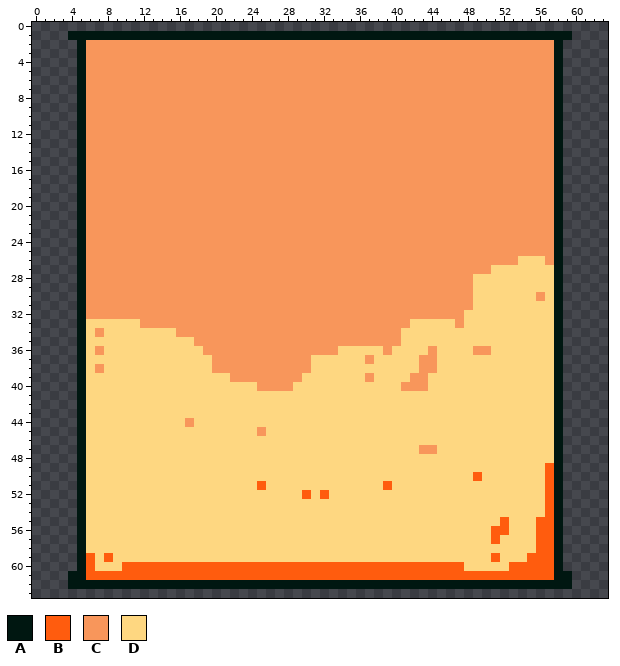
Pixel-art sprite, stored at assets/images/props/theater/theater_lobby_popcornwall.png. This is how it looked before the edit.
The file is 64x64 pixels.
Palette (. is transparent): A #001711  B #ff5c0e  C #f8965b  D #fed781
Pixels before (only the part around the change), first column x 0:
 0 ................................................................
 1 ....AAAAAAAAAAAAAAAAAAAAAAAAAAAAAAAAAAAAAAAAAAAAAAAAAAAAAAAA....
 2 .....ACCCCCCCCCCCCCCCCCCCCCCCCCCCCCCCCCCCCCCCCCCCCCCCCCCCCA.....
 3 .....ACCCCCCCCCCCCCCCCCCCCCCCCCCCCCCCCCCCCCCCCCCCCCCCCCCCCA.....
 4 .....ACCCCCCCCCCCCCCCCCCCCCCCCCCCCCCCCCCCCCCCCCCCCCCCCCCCCA.....
 5 .....ACCCCCCCCCCCCCCCCCCCCCCCCCCCCCCCCCCCCCCCCCCCCCCCCCCCCA.....
 6 .....ACCCCCCCCCCCCCCCCCCCCCCCCCCCCCCCCCCCCCCCCCCCCCCCCCCCCA.....
 7 .....ACCCCCCCCCCCCCCCCCCCCCCCCCCCCCCCCCCCCCCCCCCCCCCCCCCCCA.....
 8 .....ACCCCCCCCCCCCCCCCCCCCCCCCCCCCCCCCCCCCCCCCCCCCCCCCCCCCA.....
 9 .....ACCCCCCCCCCCCCCCCCCCCCCCCCCCCCCCCCCCCCCCCCCCCCCCCCCCCA.....
10 .....ACCCCCCCCCCCCCCCCCCCCCCCCCCCCCCCCCCCCCCCCCCCCCCCCCCCCA.....
11 .....ACCCCCCCCCCCCCCCCCCCCCCCCCCCCCCCCCCCCCCCCCCCCCCCCCCCCA.....
12 .....ACCCCCCCCCCCCCCCCCCCCCCCCCCCCCCCCCCCCCCCCCCCCCCCCCCCCA.....
13 .....ACCCCCCCCCCCCCCCCCCCCCCCCCCCCCCCCCCCCCCCCCCCCCCCCCCCCA.....
14 .....ACCCCCCCCCCCCCCCCCCCCCCCCCCCCCCCCCCCCCCCCCCCCCCCCCCCCA.....
15 .....ACCCCCCCCCCCCCCCCCCCCCCCCCCCCCCCCCCCCCCCCCCCCCCCCCCCCA.....
16 .....ACCCCCCCCCCCCCCCCCCCCCCCCCCCCCCCCCCCCCCCCCCCCCCCCCCCCA.....
17 .....ACCCCCCCCCCCCCCCCCCCCCCCCCCCCCCCCCCCCCCCCCCCCCCCCCCCCA.....
18 .....ACCCCCCCCCCCCCCCCCCCCCCCCCCCCCCCCCCCCCCCCCCCCCCCCCCCCA.....
19 .....ACCCCCCCCCCCCCCCCCCCCCCCCCCCCCCCCCCCCCCCCCCCCCCCCCCCCA.....
20 .....ACCCCCCCCCCCCCCCCCCCCCCCCCCCCCCCCCCCCCCCCCCCCCCCCCCCCA.....
21 .....ACCCCCCCCCCCCCCCCCCCCCCCCCCCCCCCCCCCCCCCCCCCCCCCCCCCCA.....
22 .....ACCCCCCCCCCCCCCCCCCCCCCCCCCCCCCCCCCCCCCCCCCCCCCCCCCCCA.....
23 .....ACCCCCCCCCCCCCCCCCCCCCCCCCCCCCCCCCCCCCCCCCCCCCCCCCCCCA.....
24 .....ACCCCCCCCCCCCCCCCCCCCCCCCCCCCCCCCCCCCCCCCCCCCCCCCCCCCA.....
25 .....ACCCCCCCCCCCCCCCCCCCCCCCCCCCCCCCCCCCCCCCCCCCCCCCCCCCCA.....
26 .....ACCCCCCCCCCCCCCCCCCCCCCCCCCCCCCCCCCCCCCCCCCCCCCCCDDDCA.....
27 .....ACCCCCCCCCCCCCCCCCCCCCCCCCCCCCCCCCCCCCCCCCCCCCDDDDDDDA.....
28 .....ACCCCCCCCCCCCCCCCCCCCCCCCCCCCCCCCCCCCCCCCCCCDDDDDDDDDA.....
29 .....ACCCCCCCCCCCCCCCCCCCCCCCCCCCCCCCCCCCCCCCCCCCDDDDDDDDDA.....
30 .....ACCCCCCCCCCCCCCCCCCCCCCCCCCCCCCCCCCCCCCCCCCCDDDDDDDCDA.....
31 .....ACCCCCCCCCCCCCCCCCCCCCCCCCCCCCCCCCCCCCCCCCCCDDDDDDDDDA.....
32 .....ACCCCCCCCCCCCCCCCCCCCCCCCCCCCCCCCCCCCCCCCCCDDDDDDDDDDA.....
33 .....ADDDDDDCCCCCCCCCCCCCCCCCCCCCCCCCCCCCCDDDDDCDDDDDDDDDDA.....
34 .....ADCDDDDDDDDCCCCCCCCCCCCCCCCCCCCCCCCCDDDDDDDDDDDDDDDDDA.....
35 .....ADDDDDDDDDDDDCCCCCCCCCCCCCCCCCCCCCCCDDDDDDDDDDDDDDDDDA.....
36 .....ADCDDDDDDDDDDDCCCCCCCCCCCCCCCDDDDDCDDDDCDDDDCCDDDDDDDA.....
37 .....ADDDDDDDDDDDDDDCCCCCCCCCCCDDDDDDCDDDDDCCDDDDDDDDDDDDDA.....
38 .....ADCDDDDDDDDDDDDCCCCCCCCCCCDDDDDDDDDDDDCCDDDDDDDDDDDDDA.....
39 .....ADDDDDDDDDDDDDDDDCCCCCCCCDDDDDDDCDDDDCCDDDDDDDDDDDDDDA.....
40 .....ADDDDDDDDDDDDDDDDDDDCCCCDDDDDDDDDDDDCCCDDDDDDDDDDDDDDA.....
41 .....ADDDDDDDDDDDDDDDDDDDDDDDDDDDDDDDDDDDDDDDDDDDDDDDDDDDDA.....
42 .....ADDDDDDDDDDDDDDDDDDDDDDDDDDDDDDDDDDDDDDDDDDDDDDDDDDDDA.....
43 .....ADDDDDDDDDDDDDDDDDDDDDDDDDDDDDDDDDDDDDDDDDDDDDDDDDDDDA.....
44 .....ADDDDDDDDDDDCDDDDDDDDDDDDDDDDDDDDDDDDDDDDDDDDDDDDDDDDA.....
45 .....ADDDDDDDDDDDDDDDDDDDCDDDDDDDDDDDDDDDDDDDDDDDDDDDDDDDDA.....
46 .....ADDDDDDDDDDDDDDDDDDDDDDDDDDDDDDDDDDDDDDDDDDDDDDDDDDDDA.....
47 .....ADDDDDDDDDDDDDDDDDDDDDDDDDDDDDDDDDDDDDCCDDDDDDDDDDDDDA.....
48 .....ADDDDDDDDDDDDDDDDDDDDDDDDDDDDDDDDDDDDDDDDDDDDDDDDDDDDA.....
49 .....ADDDDDDDDDDDDDDDDDDDDDDDDDDDDDDDDDDDDDDDDDDDDDDDDDDDBA.....
50 .....ADDDDDDDDDDDDDDDDDDDDDDDDDDDDDDDDDDDDDDDDDDDBDDDDDDDBA.....
51 .....ADDDDDDDDDDDDDDDDDDDBDDDDDDDDDDDDDBDDDDDDDDDDDDDDDDDBA.....
52 .....ADDDDDDDDDDDDDDDDDDDDDDDDBDBDDDDDDDDDDDDDDDDDDDDDDDDBA.....
53 .....ADDDDDDDDDDDDDDDDDDDDDDDDDDDDDDDDDDDDDDDDDDDDDDDDDDDBA.....
54 .....ADDDDDDDDDDDDDDDDDDDDDDDDDDDDDDDDDDDDDDDDDDDDDDDDDDDBA.....
55 .....ADDDDDDDDDDDDDDDDDDDDDDDDDDDDDDDDDDDDDDDDDDDDDDBDDDBBA.....
56 .....ADDDDDDDDDDDDDDDDDDDDDDDDDDDDDDDDDDDDDDDDDDDDDBBDDDBBA.....
57 .....ADDDDDDDDDDDDDDDDDDDDDDDDDDDDDDDDDDDDDDDDDDDDDBDDDDBBA.....
58 .....ADDDDDDDDDDDDDDDDDDDDDDDDDDDDDDDDDDDDDDDDDDDDDDDDDDBBA.....
59 .....ABDBDDDDDDDDDDDDDDDDDDDDDDDDDDDDDDDDDDDDDDDDDDBDDDBBBA.....
60 .....ABDDDBBBBBBBBBBBBBBBBBBBBBBBBBBBBBBBBBBBBBBDDDDDBBBBBA.....
61 ....AABBBBBBBBBBBBBBBBBBBBBBBBBBBBBBBBBBBBBBBBBBBBBBBBBBBBAA....
62 ....AAAAAAAAAAAAAAAAAAAAAAAAAAAAAAAAAAAAAAAAAAAAAAAAAAAAAAAA....
63 ................................................................
After:
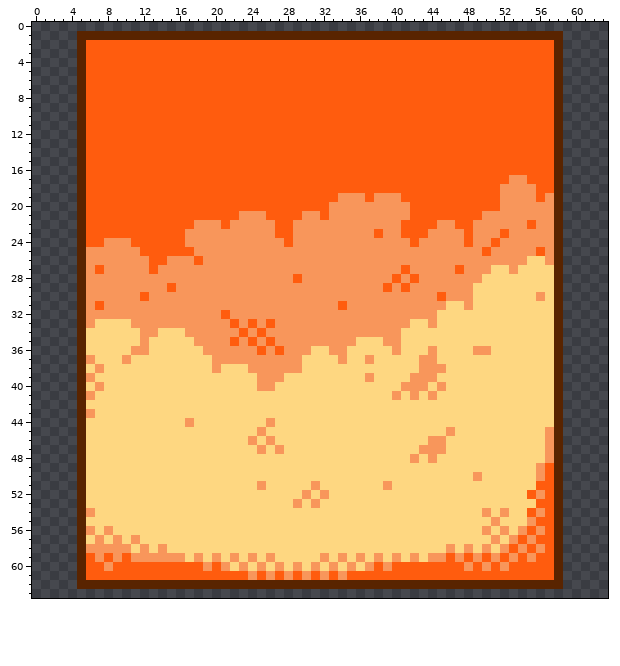
Changes in this commit:
colour A: #001711 -> #592400
Changed rows in their new state; - is a pixel that keeps its letter.
first column x 4:
 1 .------------------------------------------------------.
 2 --BBBBBBBBBBBBBBBBBBBBBBBBBBBBBBBBBBBBBBBBBBBBBBBBBBBB--
 3 --BBBBBBBBBBBBBBBBBBBBBBBBBBBBBBBBBBBBBBBBBBBBBBBBBBBB--
 4 --BBBBBBBBBBBBBBBBBBBBBBBBBBBBBBBBBBBBBBBBBBBBBBBBBBBB--
 5 --BBBBBBBBBBBBBBBBBBBBBBBBBBBBBBBBBBBBBBBBBBBBBBBBBBBB--
 6 --BBBBBBBBBBBBBBBBBBBBBBBBBBBBBBBBBBBBBBBBBBBBBBBBBBBB--
 7 --BBBBBBBBBBBBBBBBBBBBBBBBBBBBBBBBBBBBBBBBBBBBBBBBBBBB--
 8 --BBBBBBBBBBBBBBBBBBBBBBBBBBBBBBBBBBBBBBBBBBBBBBBBBBBB--
 9 --BBBBBBBBBBBBBBBBBBBBBBBBBBBBBBBBBBBBBBBBBBBBBBBBBBBB--
10 --BBBBBBBBBBBBBBBBBBBBBBBBBBBBBBBBBBBBBBBBBBBBBBBBBBBB--
11 --BBBBBBBBBBBBBBBBBBBBBBBBBBBBBBBBBBBBBBBBBBBBBBBBBBBB--
12 --BBBBBBBBBBBBBBBBBBBBBBBBBBBBBBBBBBBBBBBBBBBBBBBBBBBB--
13 --BBBBBBBBBBBBBBBBBBBBBBBBBBBBBBBBBBBBBBBBBBBBBBBBBBBB--
14 --BBBBBBBBBBBBBBBBBBBBBBBBBBBBBBBBBBBBBBBBBBBBBBBBBBBB--
15 --BBBBBBBBBBBBBBBBBBBBBBBBBBBBBBBBBBBBBBBBBBBBBBBBBBBB--
16 --BBBBBBBBBBBBBBBBBBBBBBBBBBBBBBBBBBBBBBBBBBBBBBBBBBBB--
17 --BBBBBBBBBBBBBBBBBBBBBBBBBBBBBBBBBBBBBBBBBBBBBBB--BBB--
18 --BBBBBBBBBBBBBBBBBBBBBBBBBBBBBBBBBBBBBBBBBBBBBB----BB--
19 --BBBBBBBBBBBBBBBBBBBBBBBBBBBB---B---BBBBBBBBBBB----B---
20 --BBBBBBBBBBBBBBBBBBBBBBBBBBB---------BBBBBBBBBB--------
21 --BBBBBBBBBBBBBBBBB---BBBB--B---------BBBBBBBB----------
22 --BBBBBBBBBBBB---B-----BB------------BBBB--BB------B----
23 --BBBBBBBBBBB----------BB---------B--BBB----B---B-------
24 --BB---BBBBBB-----------B-------------B-----B--B--------
25 --------BBBBBB--------------------------------B-----B---
26 ---------BB---B-----------------------------------C-----
27 ---B-----B---------------------------B-----B-----C------
28 -------------------------B----------B-B------C----------
29 -----------B-----------------------B-B------------------
30 --------B--------------------------------B--------------
31 ---B--------------------------B-----------DD------------
32 -----------------B-----------------------DDD------------
33 --C----C----------B-B-B-----------------C--D------------
34 ---D----CC--D------B-B----------------------------------
35 --------C---------B-B-B---------DDD---------------------
36 ---D---CC------------B-B---DD-C----DC-------------------
37 --C---C-------------------D---C-------------------------
38 -----------------DDD------D--------------C--------------
39 --C---------------DDD---DD--------------C---------------
40 ---C-------------------DD----------------C--------------
41 --C---------------------------------C-C-C---------------
43 --C-----------------------------------------------------
44 ----------------------C---------------------------------
45 ------------------------------------------C----------C--
46 --------------------C-C-----------------CC-----------C--
47 ---------------------C-C-----------------C-----------C--
48 --------------------------------------C-C------------C--
49 ----------------------------------------------------C---
50 ---------------------------------------------C------C---
51 ---------------------C-----C-------C----------------B---
52 --------------------------C-C----------------------BC---
53 -------------------------C-C------------------------B---
54 --C-------------------------------------------C-C--BC---
55 -----------------------------------------------CD--C----
56 --C-C-----------------------------------------CDC-CBC---
57 ---C-C-C---------------------------------------C-CBC----
58 --CCCCC-C-C-------------------------------C-C-C-CBCBC---
59 ---C-CBCCCCCC-C-C-C-C-C-----C-C-C-C-C-C-CCBCBCBCBCBC----
60 ---BCB---------C-CDCDCDCDCDCDCDCDC-C--------CBCBC-------
61 .-------------------C-C-C-C-C-C------------------------.
62 .------------------------------------------------------.
Pixel boxes of the changes (left, top, right, bottom) in both pictures:
changed: (68, 31, 572, 589)
